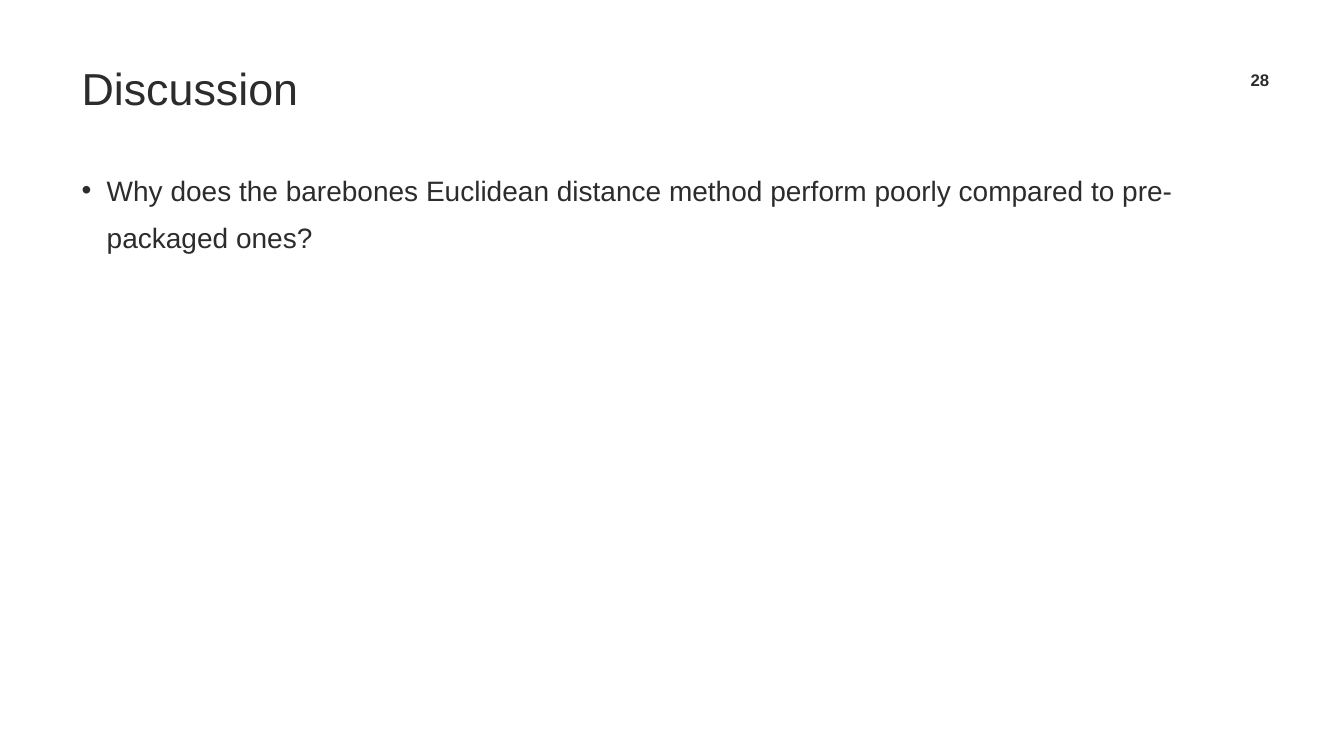
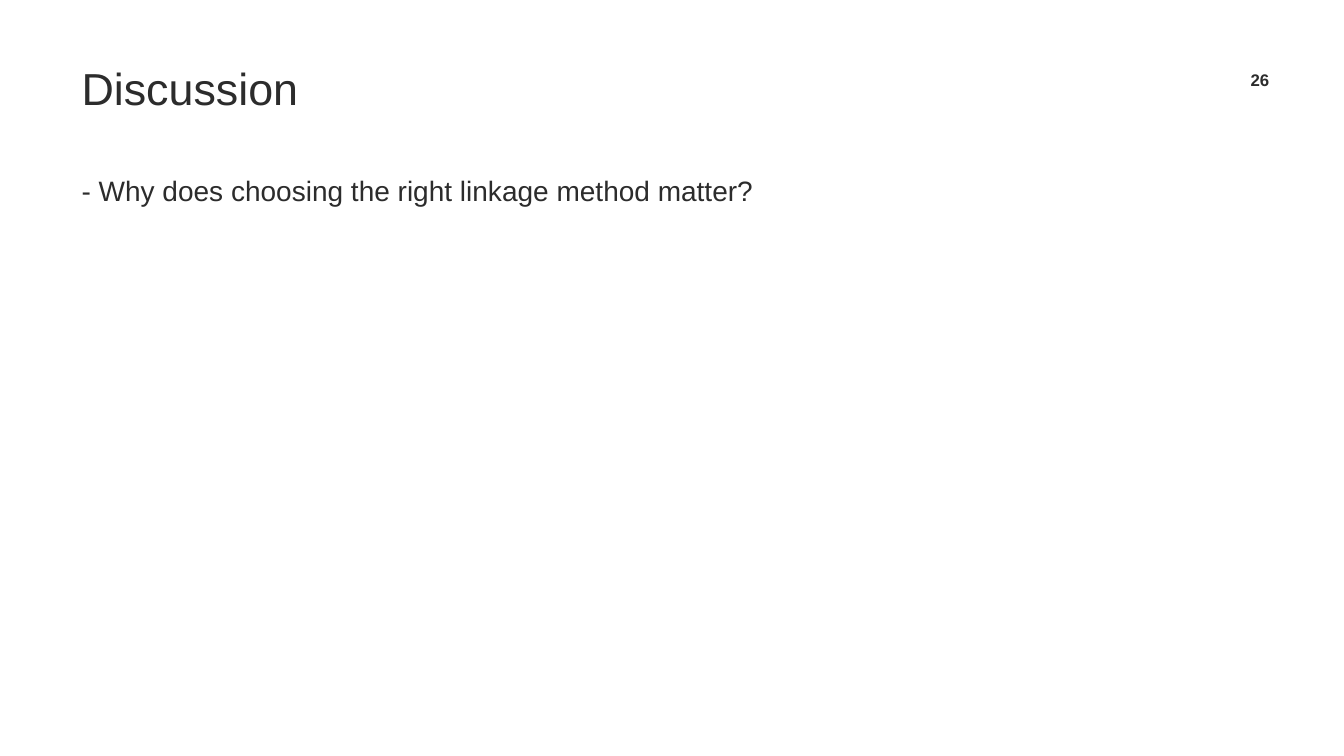
Before and after one commit to TrainingByPackt/Applied-Unsupervised-Learning-with-Python, a slide deck: slide 26 of CH2/Lesson02_FirstDraft.pptx (slide 28 before the commit). Drawn at 1344x756 pixels with LibreOffice and Linux fonts; fonts in the diff are those of the drawing; background and template pictures are left out. Boxes give left, top, right and bottom in pixels: in the first picture for what was removed or moved away, otherwise in the second. Text is boxed around its words. In the diff, an @@ line names an element or a change of style, - is before the commit and + after.

```diff
--- a/CH2/Lesson02_FirstDraft.pptx
+++ b/CH2/Lesson02_FirstDraft.pptx
@@ text at [99,180,753,206]: text changed @@
-• Why does the barebones Euclidean distance method perform poorly compared to pre-packaged ones?
+- Why does choosing the right linkage method matter?
```
Also in this commit, not shown: 11 other slides changed, 21 slides added, 19 slides removed, 3 other files.
